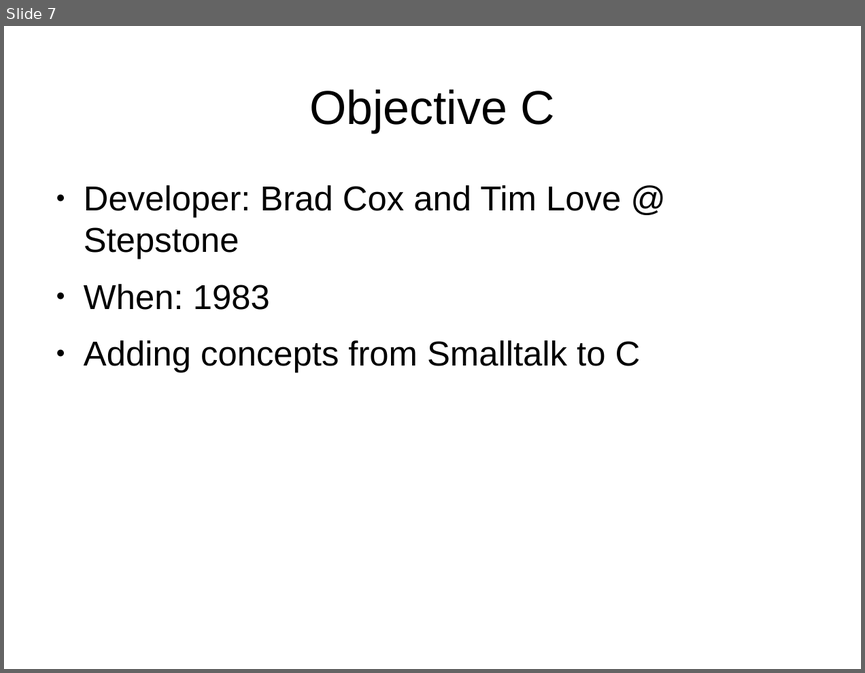
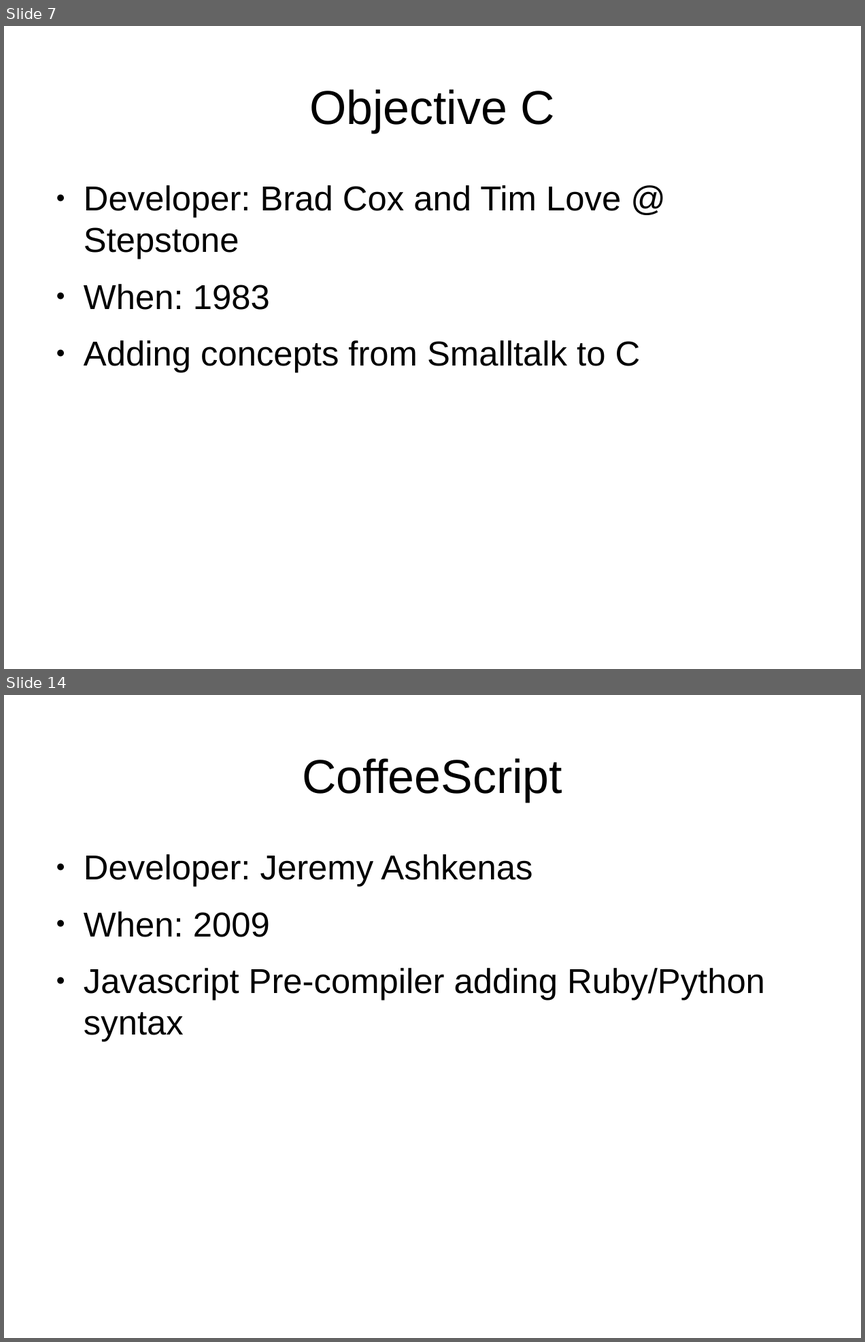
Before and after one commit to cajun-code/Programming_language_swamp_tour, a slide deck: plst.odp. Shown one above the other, each under a label of ours: slide 7 before the commit, slides 7 and 14 after it; the slides between them are not shown. The pictures are 865x673 and 865x1342 pixels, drawn with LibreOffice and Linux fonts; fonts in the diff are those of the drawing; background and template pictures are left out. Boxes give left, top, right and bottom in pixels: in the first picture for what was removed or moved away, otherwise in the second. Text is boxed around its words. In the diff, an @@ line names an element or a change of style, - is before the commit and + after.

```diff
--- a/plst.odp
+++ b/plst.odp
@@ slide 14 added at (4,695,861,1338), background picture (left out) @@
@@ title added at (302,758,562,802), 44 pt, text #000000 @@
+CoffeeScript
@@ text added at (84,854,765,1042), 32 pt, text #000000 @@
+● Developer: Jeremy Ashkenas
+● When: 2009
+● Javascript Pre-compiler adding Ruby/Python syntax
```
Also in this commit, not shown: 9 other slides added, 1 other file.
